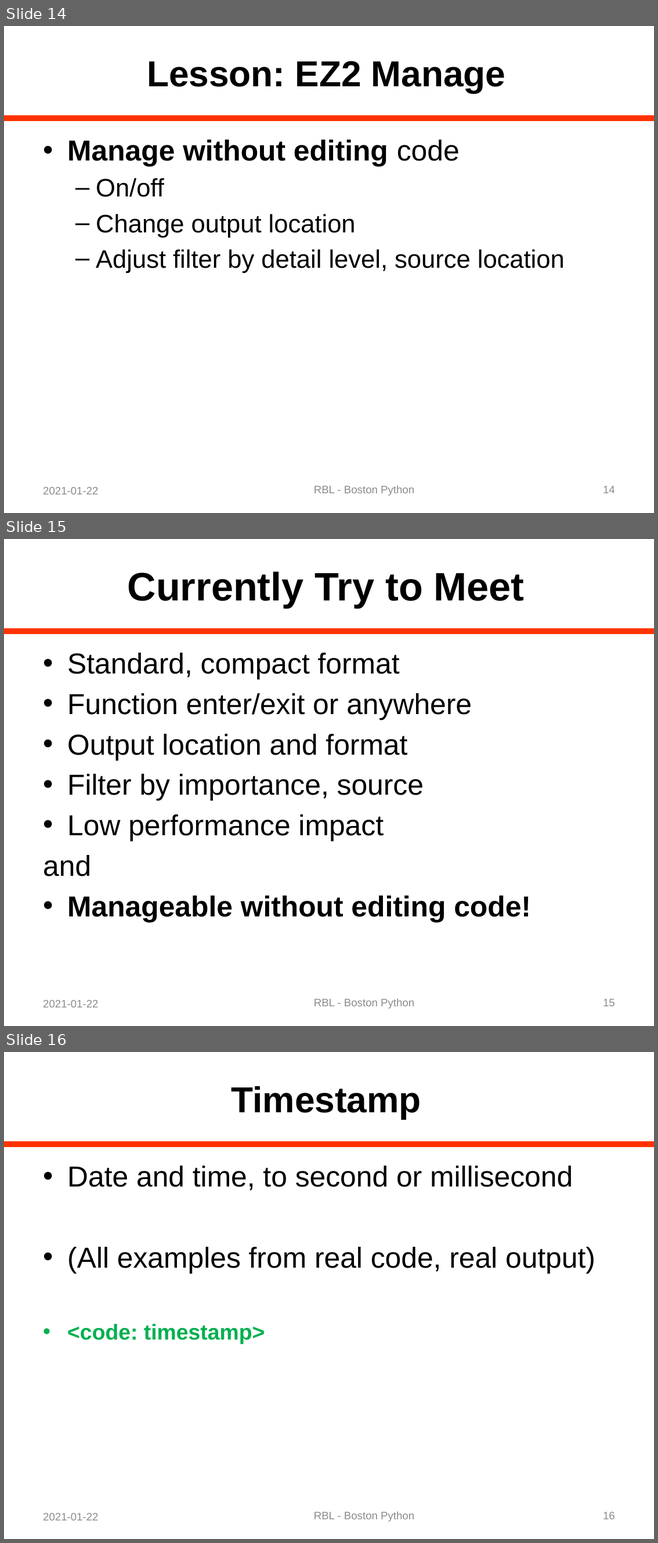
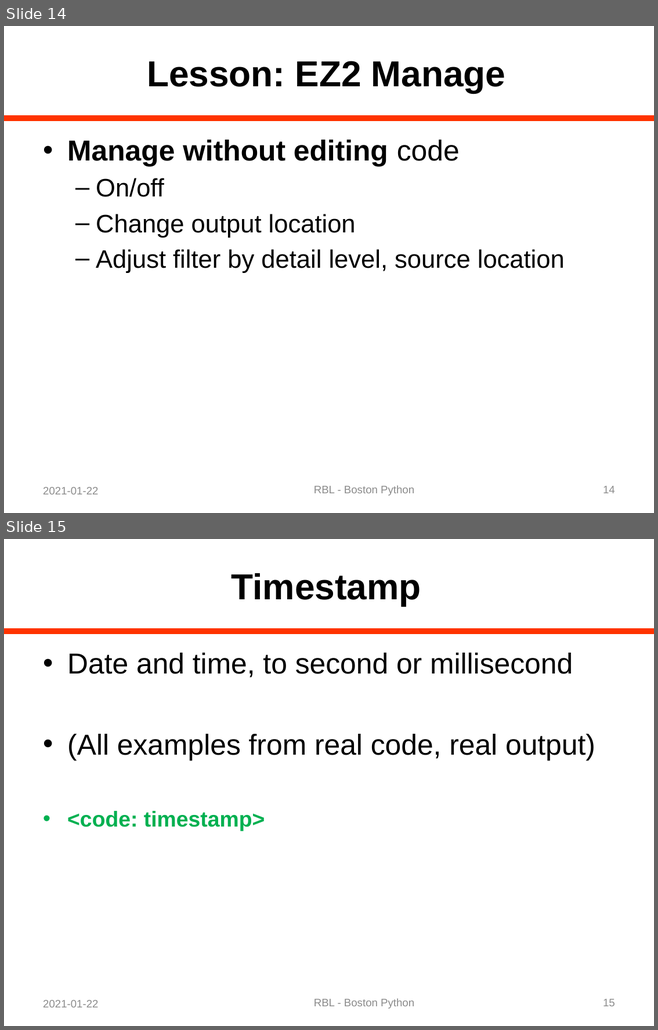
Before and after one commit to rblandau/NewTrace, a slide deck: docs/OfflineDebugging/A Dinosaur and a Python 04.pptx. Shown one above the other, each under a label of ours: slides 14, 15 and 16 before the commit, slides 14 and 15 after it. The pictures are 658x1543 and 658x1030 pixels, drawn with LibreOffice and Linux fonts; fonts in the diff are those of the drawing. Boxes give left, top, right and bottom in pixels: in the first picture for what was removed or moved away, otherwise in the second. Text is boxed around its words. In the diff, an @@ line names an element or a change of style, - is before the commit and + after.

Commit message:
Shorten slides and snippets even further.

```diff
--- a/docs/OfflineDebugging/A Dinosaur and a Python 04.pptx
+++ b/docs/OfflineDebugging/A Dinosaur and a Python 04.pptx
@@ slide 15 removed at (4,539,654,1026), background #FFFFFF; not listed: 1 template element that a slide beside it also shows @@
@@ title removed at (128,571,524,608) @@
-Currently Try to Meet
@@ text removed at (43,653,531,922) @@
-• Standard, compact format
-• Function enter/exit or anywhere
-• Output location and format
-• Filter by importance, source
-• Low performance impact
-and
-• Manageable without editing code!
@@ text removed at (43,1000,98,1008) @@
-2021-01-22
@@ text removed at (314,998,414,1009) @@
-RBL - Boston Python
@@ page number removed at (603,999,615,1006) @@
-15
@@ what was slide 16 is now slide 15 @@
@@ page number at (603,999,615,1006): text changed @@
-16
+15
```
Also in this commit, not shown: 2 other files.
